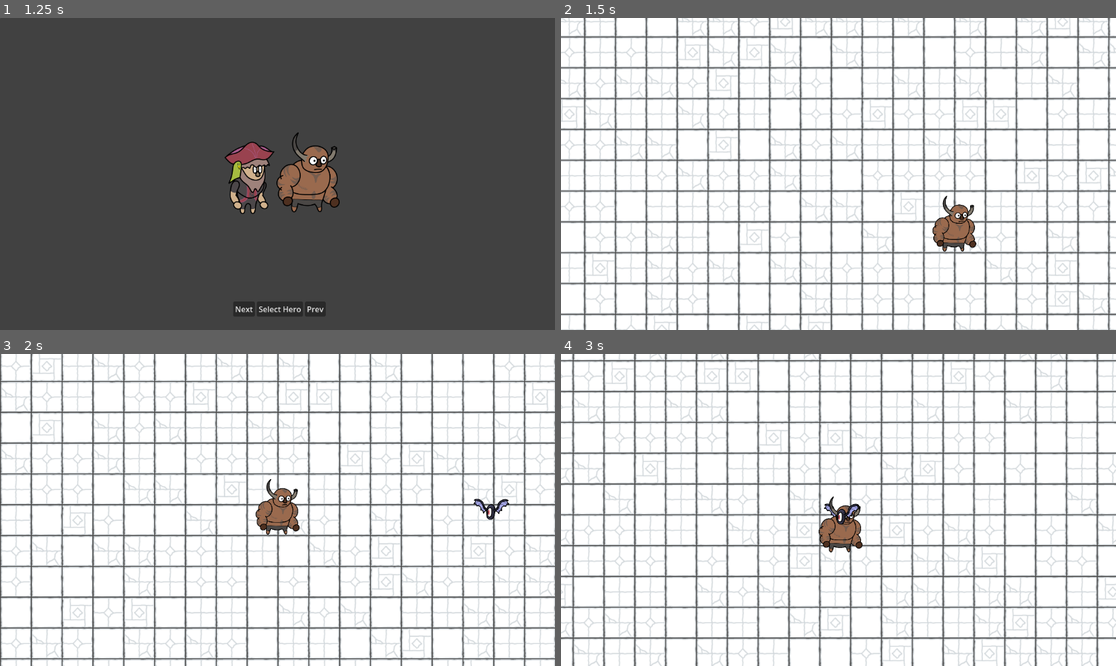
Above: before the commit, frames 1-4 (two rows, left to right).
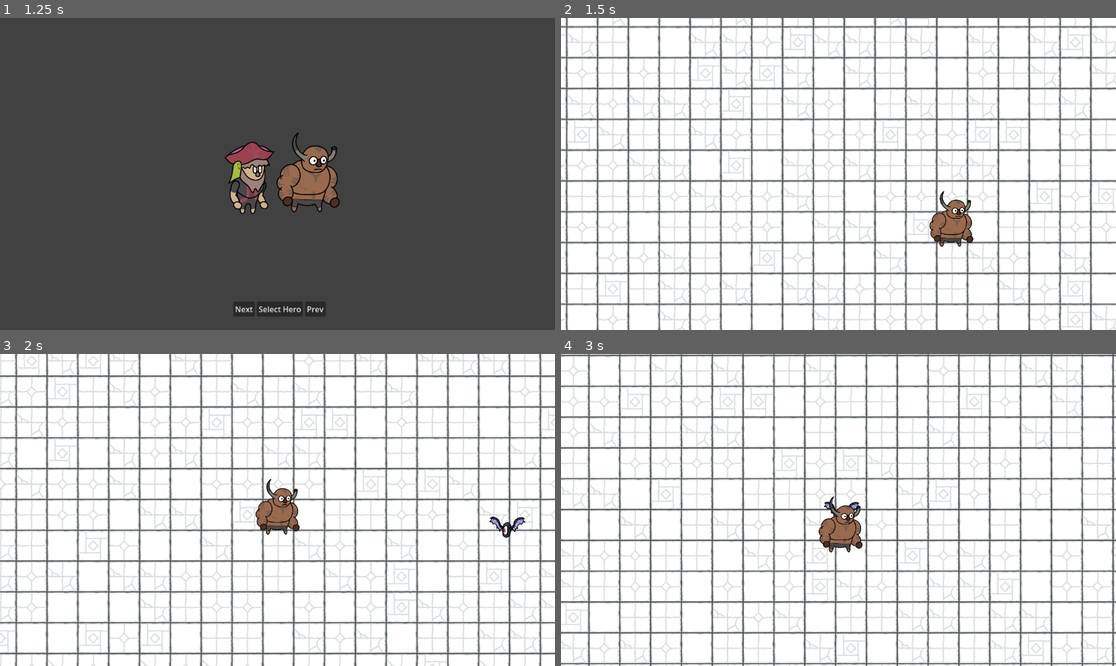
Above: after the commit, the same moments.

Repository: vinnylav/TacticsRPG
Game: Godot game, scene res://Scenes/Game/MainMenu.tscn
Same seed, same stepped clock (60 frames per second), same inputs: the game is played once before the commit and once after it.
Inputs:
- Up to frame 1 (1.25 s): click "Start Game" at 0.5 s
- Up to frame 2 (1.5 s): click "Select Hero" at 1.25 s
- Up to frame 3 (2 s): no input
- Up to frame 4 (3 s): hold D (move_right) 2.03-2.78 s; hold S (move_down) from 2.78 s (still down)

Frame 1 is identical in both runs. In frame 2, 42% of the frame differs, in the area x 0-100%, y 0-100%; in frame 3, 39%; in frame 4, 39%.

Commit message:
Target Enemies with Sword

Diff:
--- /dev/null
+++ b/Scenes/Abilities/sword_ability/sword_ability.tscn
@@ -0,0 +1,115 @@
+[gd_scene load_steps=5 format=3 uid="uid://dkw1hkqkae6r5"]
+
+[ext_resource type="Texture2D" uid="uid://c2vxpyrnkno7y" path="res://Sprites/Weapons/BasicClub.png" id="1_fwbi1"]
+
+[sub_resource type="Animation" id="Animation_f1xq0"]
+resource_name = "swing"
+length = 0.5
+tracks/0/type = "value"
+tracks/0/imported = false
+tracks/0/enabled = true
+tracks/0/path = NodePath("Sprite2D:rotation")
+tracks/0/interp = 2
+tracks/0/loop_wrap = true
+tracks/0/keys = {
+"times": PackedFloat32Array(0, 0.1, 0.275, 0.35, 0.425, 0.5),
+"transitions": PackedFloat32Array(1, 2.37841, 2.37841, 1, 1, 1),
+"update": 0,
+"values": [-0.764587, -0.764587, 0.876821, 2.28031, 0.0076274, -0.764587]
+}
+tracks/1/type = "value"
+tracks/1/imported = false
+tracks/1/enabled = true
+tracks/1/path = NodePath("Sprite2D:position")
+tracks/1/interp = 1
+tracks/1/loop_wrap = true
+tracks/1/keys = {
+"times": PackedFloat32Array(0, 0.5),
+"transitions": PackedFloat32Array(1, 1),
+"update": 0,
+"values": [Vector2(0, 0), Vector2(0, 0)]
+}
+tracks/2/type = "value"
+tracks/2/imported = false
+tracks/2/enabled = true
+tracks/2/path = NodePath("Sprite2D:scale")
+tracks/2/interp = 2
+tracks/2/loop_wrap = true
+tracks/2/keys = {
+"times": PackedFloat32Array(0, 0.1, 0.2, 0.425, 0.5),
+"transitions": PackedFloat32Array(1, 1, 1, 4.92458, 1),
+"update": 0,
+"values": [Vector2(0.274951, 0.274951), Vector2(0.6, 0.6), Vector2(0.6, 0.6), Vector2(0.514453, 0.514453), Vector2(0, 0)]
+}
+tracks/3/type = "method"
+tracks/3/imported = false
+tracks/3/enabled = true
+tracks/3/path = NodePath(".")
+tracks/3/interp = 1
+tracks/3/loop_wrap = true
+tracks/3/keys = {
+"times": PackedFloat32Array(0.5),
+"transitions": PackedFloat32Array(1),
+"values": [{
+"args": [],
+"method": &"queue_free"
+}]
+}
+
+[sub_resource type="Animation" id="Animation_j8ln6"]
+length = 0.001
+tracks/0/type = "value"
+tracks/0/imported = false
+tracks/0/enabled = true
+tracks/0/path = NodePath("Sprite2D:rotation")
+tracks/0/interp = 1
+tracks/0/loop_wrap = true
+tracks/0/keys = {
+"times": PackedFloat32Array(0),
+"transitions": PackedFloat32Array(1),
+"update": 0,
+"values": [0.0]
+}
+tracks/1/type = "value"
+tracks/1/imported = false
+tracks/1/enabled = true
+tracks/1/path = NodePath("Sprite2D:position")
+tracks/1/interp = 1
+tracks/1/loop_wrap = true
+tracks/1/keys = {
+"times": PackedFloat32Array(0),
+"transitions": PackedFloat32Array(1),
+"update": 0,
+"values": [Vector2(0, 0)]
+}
+tracks/2/type = "value"
+tracks/2/imported = false
+tracks/2/enabled = true
+tracks/2/path = NodePath("Sprite2D:scale")
+tracks/2/interp = 1
+tracks/2/loop_wrap = true
+tracks/2/keys = {
+"times": PackedFloat32Array(0),
+"transitions": PackedFloat32Array(1),
+"update": 0,
+"values": [Vector2(0.5, 0.5)]
+}
+
+[sub_resource type="AnimationLibrary" id="AnimationLibrary_xab67"]
+_data = {
+"RESET": SubResource("Animation_j8ln6"),
+"swing": SubResource("Animation_f1xq0")
+}
+
+[node name="SwordAbility" type="Node2D"]
+
+[node name="Sprite2D" type="Sprite2D" parent="."]
+scale = Vector2(0.5, 0.5)
+texture = ExtResource("1_fwbi1")
+offset = Vector2(70, -70)
+
+[node name="AnimationPlayer" type="AnimationPlayer" parent="."]
+autoplay = "swing"
+libraries = {
+"": SubResource("AnimationLibrary_xab67")
+}
--- /dev/null
+++ b/Scenes/Abilities/sword_ability/sword_ability_controller.gd
@@ -0,0 +1,41 @@
+extends Node
+
+@export var MAX_RANGE: float
+@export var sword_ability: PackedScene
+
+# Called when the node enters the scene tree for the first time.
+func _ready():
+	$Timer.timeout.connect(on_timer_timeout)
+
+
+# Called every frame. 'delta' is the elapsed time since the previous frame.
+func _process(delta):
+	pass
+
+func on_timer_timeout():
+	var player = get_tree().get_first_node_in_group("player") as Node2D
+	if player == null:
+		return
+
+	var enemies = get_tree().get_nodes_in_group("enemy")
+	enemies = enemies.filter(func(enemy: Node2D):
+		return enemy.global_position.distance_squared_to(player.global_position) < pow(MAX_RANGE, 2)
+	)
+
+	if enemies.size() == 0:
+		return
+
+	enemies.sort_custom(func(a: Node2D, b: Node2D):
+		var a_distance = a.global_position.distance_squared_to(player.global_position)
+		var b_distance = b.global_position.distance_squared_to(player.global_position)
+		return a_distance < b_distance
+	)
+
+	print("TimerTimeout")
+
+
+	var sword_instance = sword_ability.instantiate() as Node2D
+	player.get_parent().add_child(sword_instance)
+	sword_instance.global_position = enemies[0].global_position
+#	Place at Player
+#	sword_instance.global_position = player.global_position
--- /dev/null
+++ b/Scenes/Abilities/sword_ability/sword_ability_controller.tscn
@@ -0,0 +1,12 @@
+[gd_scene load_steps=3 format=3 uid="uid://cfopw123rup1m"]
+
+[ext_resource type="Script" path="res://Scenes/Abilities/sword_ability/sword_ability_controller.gd" id="1_f1dpe"]
+[ext_resource type="PackedScene" uid="uid://dkw1hkqkae6r5" path="res://Scenes/Abilities/sword_ability/sword_ability.tscn" id="2_evind"]
+
+[node name="SwordAbilityController" type="Node"]
+script = ExtResource("1_f1dpe")
+MAX_RANGE = 600.0
+sword_ability = ExtResource("2_evind")
+
+[node name="Timer" type="Timer" parent="."]
+autostart = true
--- a/Scenes/Zone1/Zone1.tscn
+++ b/Scenes/Zone1/Zone1.tscn
@@ -1,14 +1,10 @@
-[gd_scene load_steps=8 format=3 uid="uid://dhfhwuqcqejta"]
+[gd_scene load_steps=6 format=3 uid="uid://dhfhwuqcqejta"]
 
 [ext_resource type="PackedScene" uid="uid://bhaj0nha65wi8" path="res://Scenes/Zone1/Map1.tscn" id="1_tp8bf"]
-[ext_resource type="PackedScene" uid="uid://dkuw2wchv62p6" path="res://Scripts/Hero/Orc_Rig.tscn" id="2_3a5n4"]
-[ext_resource type="Script" path="res://Scripts/Hero/Player.gd" id="2_p4m73"]
 [ext_resource type="PackedScene" uid="uid://cffmlgq3i4s56" path="res://Scenes/Game/GameCamera.tscn" id="4_e4qq3"]
+[ext_resource type="PackedScene" uid="uid://cdq56qk8y5myx" path="res://Scripts/Hero/Player.tscn" id="5_81cr1"]
 [ext_resource type="PackedScene" uid="uid://bv8k1niutf38j" path="res://Scripts/Mobs/bat_enemy.tscn" id="5_bcs48"]
 [ext_resource type="PackedScene" uid="uid://ghjixuo4n353" path="res://Scenes/Game/zone_ui.tscn" id="6_6hbc1"]
-
-[sub_resource type="RectangleShape2D" id="RectangleShape2D_0mleb"]
-size = Vector2(294, 322)
 
 [node name="Main" type="Node2D"]
 
@@ -16,20 +12,11 @@
 
 [node name="Map" parent="." instance=ExtResource("1_tp8bf")]
 
-[node name="Player" type="CharacterBody2D" parent="."]
-position = Vector2(2561, 1175)
-scale = Vector2(0.5, 0.5)
-collision_layer = 0
-script = ExtResource("2_p4m73")
-
-[node name="OrcRig" parent="Player" instance=ExtResource("2_3a5n4")]
-
-[node name="CollisionShape2D" type="CollisionShape2D" parent="Player"]
-position = Vector2(-3, 35)
-shape = SubResource("RectangleShape2D_0mleb")
-
 [node name="BatEnemy" parent="." instance=ExtResource("5_bcs48")]
 position = Vector2(3843, 1185)
 scale = Vector2(0.560002, 0.560002)
 
+[node name="Player" parent="." instance=ExtResource("5_81cr1")]
+position = Vector2(2496, 1069)
+
 [node name="ZoneUI" parent="." instance=ExtResource("6_6hbc1")]
--- /dev/null
+++ b/Scripts/Hero/Player.tscn
@@ -0,0 +1,24 @@
+[gd_scene load_steps=5 format=3 uid="uid://cdq56qk8y5myx"]
+
+[ext_resource type="PackedScene" uid="uid://cfopw123rup1m" path="res://Scenes/Abilities/sword_ability/sword_ability_controller.tscn" id="1_dicnp"]
+[ext_resource type="PackedScene" uid="uid://dkuw2wchv62p6" path="res://Scripts/Hero/Orc_Rig.tscn" id="1_k2kat"]
+[ext_resource type="Script" path="res://Scripts/Hero/Player.gd" id="1_wvmni"]
+
+[sub_resource type="CapsuleShape2D" id="CapsuleShape2D_0lp7b"]
+radius = 128.0
+height = 380.0
+
+[node name="Player" type="CharacterBody2D" groups=["player"]]
+scale = Vector2(0.5, 0.5)
+collision_layer = 0
+script = ExtResource("1_wvmni")
+
+[node name="OrcRig" parent="." instance=ExtResource("1_k2kat")]
+
+[node name="CollisionShape2D" type="CollisionShape2D" parent="."]
+position = Vector2(-4, 30)
+shape = SubResource("CapsuleShape2D_0lp7b")
+
+[node name="AbilityManager" type="Node" parent="."]
+
+[node name="SwordAbilityController" parent="AbilityManager" instance=ExtResource("1_dicnp")]
--- a/Scripts/Mobs/bat_enemy.tscn
+++ b/Scripts/Mobs/bat_enemy.tscn
@@ -6,7 +6,7 @@
 [sub_resource type="CircleShape2D" id="CircleShape2D_37j2u"]
 radius = 85.0
 
-[node name="BatEnemy" type="CharacterBody2D"]
+[node name="BatEnemy" type="CharacterBody2D" groups=["enemy"]]
 collision_layer = 0
 script = ExtResource("1_wpwkr")
 
--- a/Scripts/Mobs/bat_rig.gd
+++ b/Scripts/Mobs/bat_rig.gd
@@ -3,7 +3,7 @@
 
 # Called when the node enters the scene tree for the first time.
 func _ready():
-	get_node("AnimationPlayer").play("idle")
+	get_node("AnimationPlayer").play("Idle")
 	pass # Replace with function body.
 
 
--- a/Scripts/Mobs/bat_rig.tscn
+++ b/Scripts/Mobs/bat_rig.tscn
@@ -447,8 +447,8 @@
 
 [sub_resource type="AnimationLibrary" id="AnimationLibrary_hr57t"]
 _data = {
-"RESET": SubResource("Animation_f70ra"),
-"idle": SubResource("Animation_0loda")
+"Idle": SubResource("Animation_0loda"),
+"RESET": SubResource("Animation_f70ra")
 }
 
 [node name="BatRig" type="Node2D"]
Binary file added: Sprites/Weapons/BasicClub.png
Not shown, added: Sprites/Weapons/BasicClub.png.import
Binary file added: Sprites/Weapons/BasicStaff.png
Not shown, added: Sprites/Weapons/BasicStaff.png.import
Binary file added: Sprites/Weapons/IronAxe.png
Not shown, added: Sprites/Weapons/IronAxe.png.import
